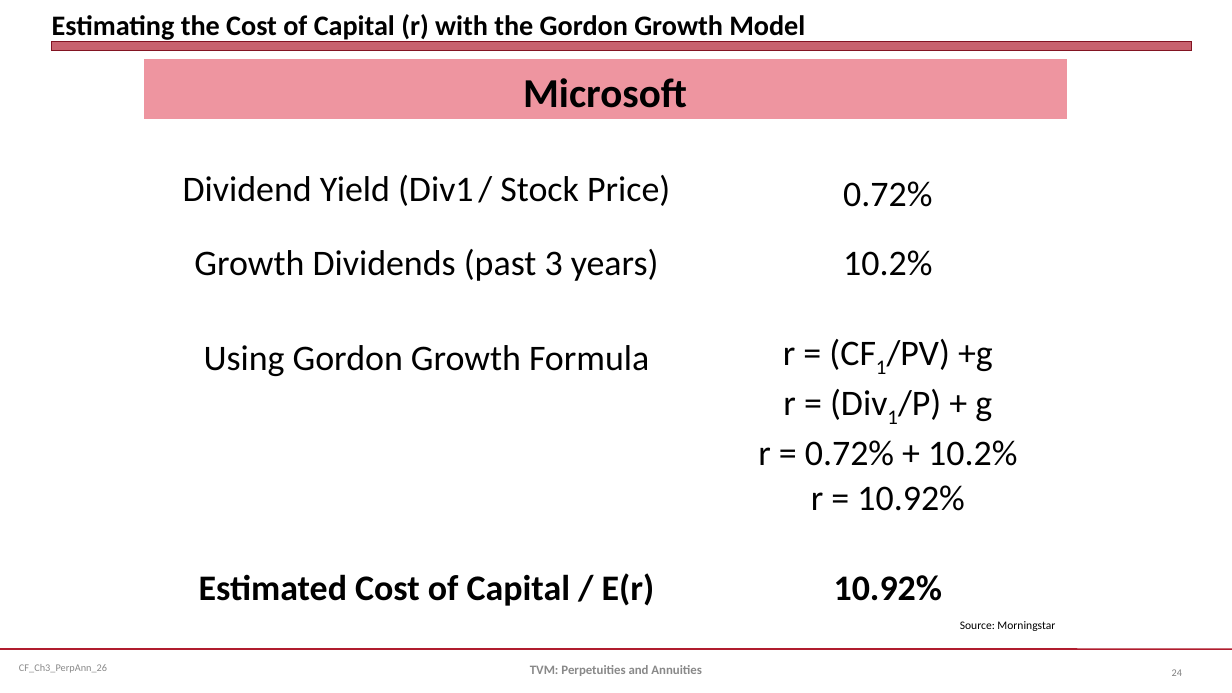
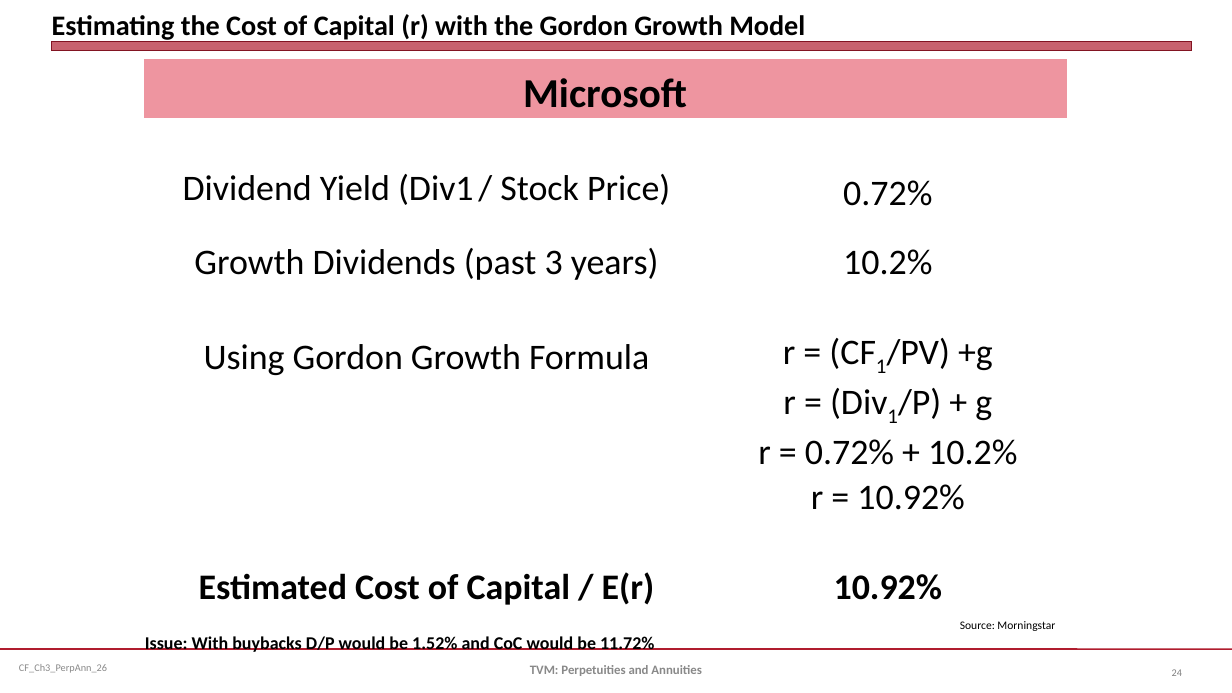
Before and after one commit to jmc877/Corporate-Finance, a slide deck: slide 24 of slides/CF_Ch3_PerpAnn_26.pptx. Drawn at 1232x693 pixels with LibreOffice and Linux fonts; fonts in the diff are those of the drawing. Boxes give left, top, right and bottom in pixels: in the first picture for what was removed or moved away, otherwise in the second. Text is boxed around its words. In the diff, an @@ line names an element or a change of style, - is before the commit and + after.

```diff
--- a/slides/CF_Ch3_PerpAnn_26.pptx
+++ b/slides/CF_Ch3_PerpAnn_26.pptx
@@ table at [144, 59, 1067, 656] @@
+row 11: Issue: With buybacks D/P would be 1.52% and CoC would be 11.72% | 
```
